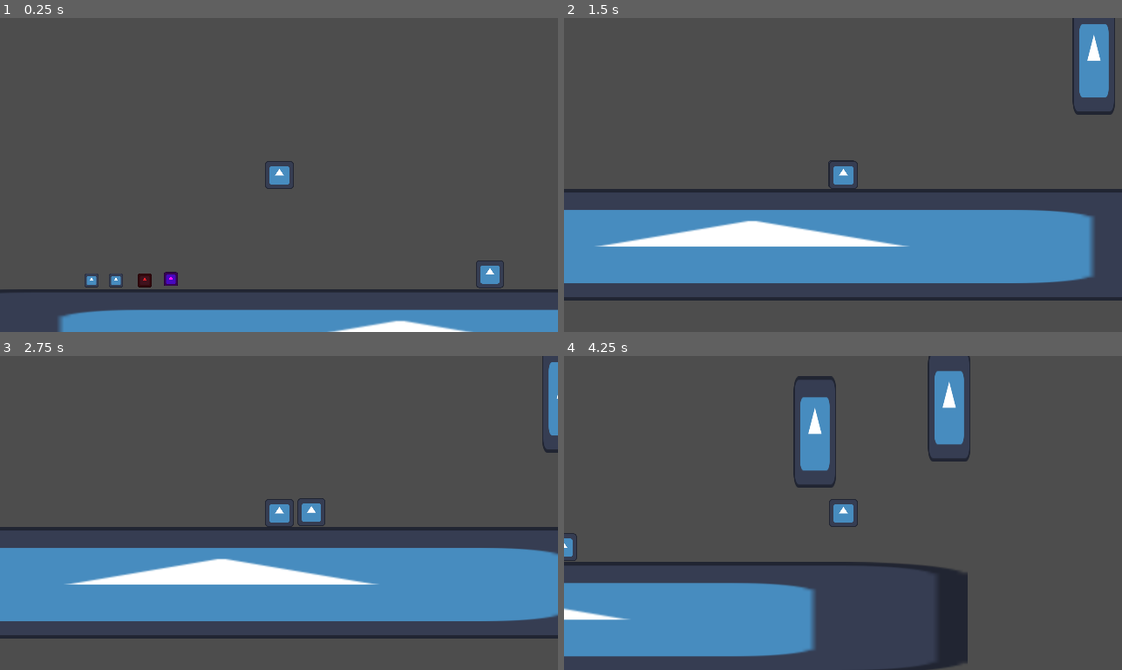
Above: before the commit, frames 1-4 (two rows, left to right).
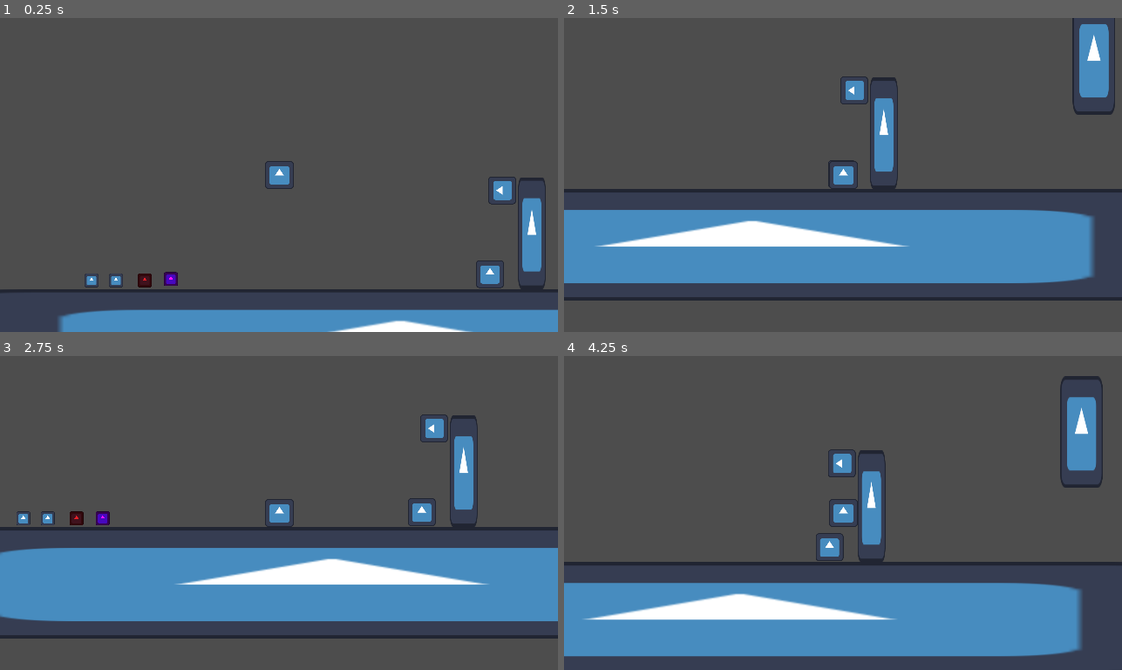
Above: after the commit, the same moments.

Repository: valk0x29a/godot-wild-jam
Game: Godot game, scene res://scenes/test_scenes/valk_scene.tscn
Same seed, same stepped clock (60 frames per second), same inputs: the game is played once before the commit and once after it. The engine's default icon, where the game draws it, is replaced by a stand-in: a white triangle on a blue panel in a dark square.
Inputs (mouse positions are in pixels of both pictures, inside the frame that each line leads up to):
- Up to frame 1 (0.25 s): no input
- Up to frame 2 (1.5 s): move the mouse to (965, 159) at 0.52 s; hold D (Right) from 0.53 s (still down); tap E (Interact) at 0.6 s; tap W (Jump) at 0.77 s; move the mouse to (731, 190) at 1.27 s; click (731, 190) at 1.35 s
- Up to frame 3 (2.75 s): tap W (Jump) at 1.52 s; move the mouse to (334, 443) at 2.02 s; release D (Right) at 2.03 s; hold A (Left) from 2.03 s (still down); tap E (Interact) at 2.1 s
- Up to frame 4 (4.25 s): move the mouse to (815, 575) at 2.77 s; release A (Left) at 2.78 s; hold D (Right) from 2.78 s (still down); click (815, 575) at 2.85 s; tap W (Jump) at 3.02, 3.77 s; move the mouse to (1010, 560) at 3.52 s; tap E (Interact) at 3.6 s

The runs differ from the first frame. In frame 1, 1.3% of the frame differs, in the area x 87-98%, y 50-87%; in frame 2, 1.3%; in frame 3, 5.9%; in frame 4, 21%, in the area x 0-100%, y 0-100%.
Error in both runs: Invalid access to property or key 'global_position' on a base object of type 'null instance'. (res://scripts/enemy.gd:11)

Commit message:
first puzzle

Diff:
--- /dev/null
+++ b/prefabs/button.tscn
@@ -0,0 +1,29 @@
+[gd_scene format=3 uid="uid://becukr2fpntm5"]
+
+[ext_resource type="Script" uid="uid://btota0khc7pqu" path="res://scripts/button.gd" id="1_f40y1"]
+[ext_resource type="Texture2D" uid="uid://brramo03vm2ig" path="res://icon.svg" id="2_uqs03"]
+
+[sub_resource type="RectangleShape2D" id="RectangleShape2D_16d1p"]
+size = Vector2(128, 32)
+
+[sub_resource type="RectangleShape2D" id="RectangleShape2D_oy8pt"]
+size = Vector2(128, 128)
+
+[node name="Button" type="Area2D" unique_id=527419653]
+collision_mask = 14
+script = ExtResource("1_f40y1")
+
+[node name="StaticBody2D" type="StaticBody2D" parent="." unique_id=763963753]
+collision_mask = 15
+
+[node name="CollisionShape2D" type="CollisionShape2D" parent="StaticBody2D" unique_id=304656542]
+position = Vector2(0, 48)
+shape = SubResource("RectangleShape2D_16d1p")
+
+[node name="CollisionShape2D" type="CollisionShape2D" parent="." unique_id=1489883509]
+shape = SubResource("RectangleShape2D_oy8pt")
+
+[node name="Sprite2D" type="Sprite2D" parent="." unique_id=224602565]
+texture = ExtResource("2_uqs03")
+
+[connection signal="body_entered" from="." to="." method="_on_body_entered"]
--- /dev/null
+++ b/prefabs/door.gd
@@ -0,0 +1,29 @@
+extends StaticBody2D
+
+@export var door_open_offset: Vector2;
+@onready var original_pos: Vector2 = global_position;
+@export var open_duration: float;
+var is_opening: bool = false;
+
+func _physics_process(delta: float) -> void:
+    if(is_opening):
+        global_position += door_open_offset * delta / open_duration;
+
+        var reached_x: bool;
+        var reached_y: bool;
+        if(door_open_offset.x > 0):
+            reached_x = global_position.x > original_pos.x + door_open_offset.x;
+        else:
+            reached_x = global_position.x < original_pos.x + door_open_offset.x;
+        if(door_open_offset.x == 0): reached_x = true;
+
+        if(door_open_offset.y > 0):
+            reached_y = global_position.y > original_pos.y + door_open_offset.y;
+        else:
+            reached_y = global_position.y < original_pos.y + door_open_offset.y;
+        if(door_open_offset.y == 0): reached_y = true;
+
+        is_opening = !reached_x || !reached_y;
+
+
+func open(): is_opening = true;
--- /dev/null
+++ b/prefabs/door.tscn
@@ -0,0 +1,17 @@
+[gd_scene format=3 uid="uid://bv4nxvf3716i6"]
+
+[ext_resource type="Script" uid="uid://dc7b456u3h8kb" path="res://prefabs/door.gd" id="1_qfj2i"]
+[ext_resource type="Texture2D" uid="uid://brramo03vm2ig" path="res://icon.svg" id="1_sum4q"]
+
+[sub_resource type="RectangleShape2D" id="RectangleShape2D_ayko1"]
+size = Vector2(32, 128)
+
+[node name="Door" type="StaticBody2D" unique_id=1435623570]
+script = ExtResource("1_qfj2i")
+
+[node name="CollisionShape2D" type="CollisionShape2D" parent="." unique_id=516903937]
+shape = SubResource("RectangleShape2D_ayko1")
+
+[node name="Sprite2D" type="Sprite2D" parent="." unique_id=256644627]
+scale = Vector2(0.25, 1)
+texture = ExtResource("1_sum4q")
--- a/scenes/test_scenes/valk_scene.tscn
+++ b/scenes/test_scenes/valk_scene.tscn
@@ -6,6 +6,8 @@
 [ext_resource type="PackedScene" uid="uid://eadexlx14bww" path="res://prefabs/bouncable_barrel.tscn" id="4_7pksr"]
 [ext_resource type="PackedScene" uid="uid://b71xxxmgpio42" path="res://prefabs/enemy.tscn" id="5_m0ksf"]
 [ext_resource type="PackedScene" uid="uid://cpo2u87gmon1o" path="res://prefabs/explodable_barrel.tscn" id="6_kyxmm"]
+[ext_resource type="PackedScene" uid="uid://bv4nxvf3716i6" path="res://prefabs/door.tscn" id="7_ggiy1"]
+[ext_resource type="PackedScene" uid="uid://becukr2fpntm5" path="res://prefabs/button.tscn" id="8_aae26"]
 
 [sub_resource type="RectangleShape2D" id="RectangleShape2D_jsvff"]
 size = Vector2(1142, 128)
@@ -75,6 +77,18 @@
 position = Vector2(281, 506)
 explode_required_force = 128.0
 
+[node name="Door" parent="." unique_id=1435623570 instance=ExtResource("7_ggiy1")]
+position = Vector2(725, 452)
+door_open_offset = Vector2(0, -64)
+open_duration = 1.0
+
+[node name="Button" parent="." unique_id=527419653 instance=ExtResource("8_aae26")]
+position = Vector2(691, 403)
+rotation = -1.5707964
+scale = Vector2(0.25, 0.25)
+
+[connection signal="on_button_press" from="Button" to="Door" method="open"]
+
 [editable path="PrototypeBlock"]
 [editable path="PrototypeBlock2"]
 [editable path="PrototypeBlock3"]
--- /dev/null
+++ b/scripts/button.gd
@@ -0,0 +1,6 @@
+extends Node2D
+
+signal on_button_press;
+
+func _on_body_entered(_body: Node2D) -> void:
+    on_button_press.emit();
Not shown, added: prefabs/door.gd.uid
Not shown, added: scripts/button.gd.uid
